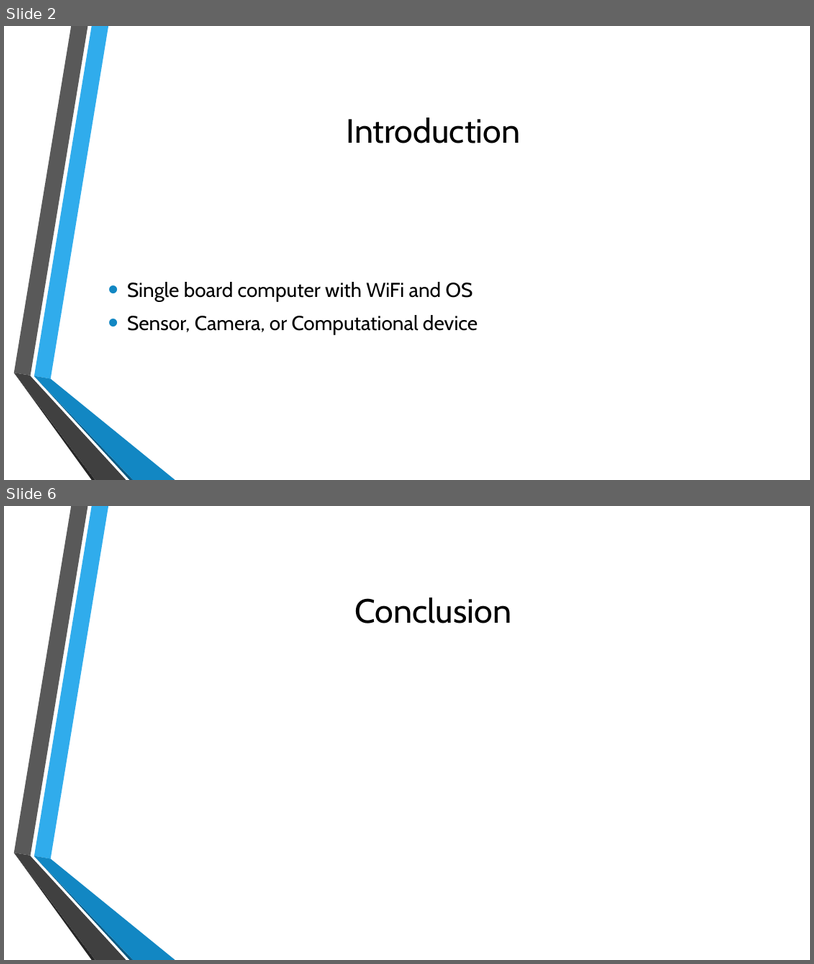
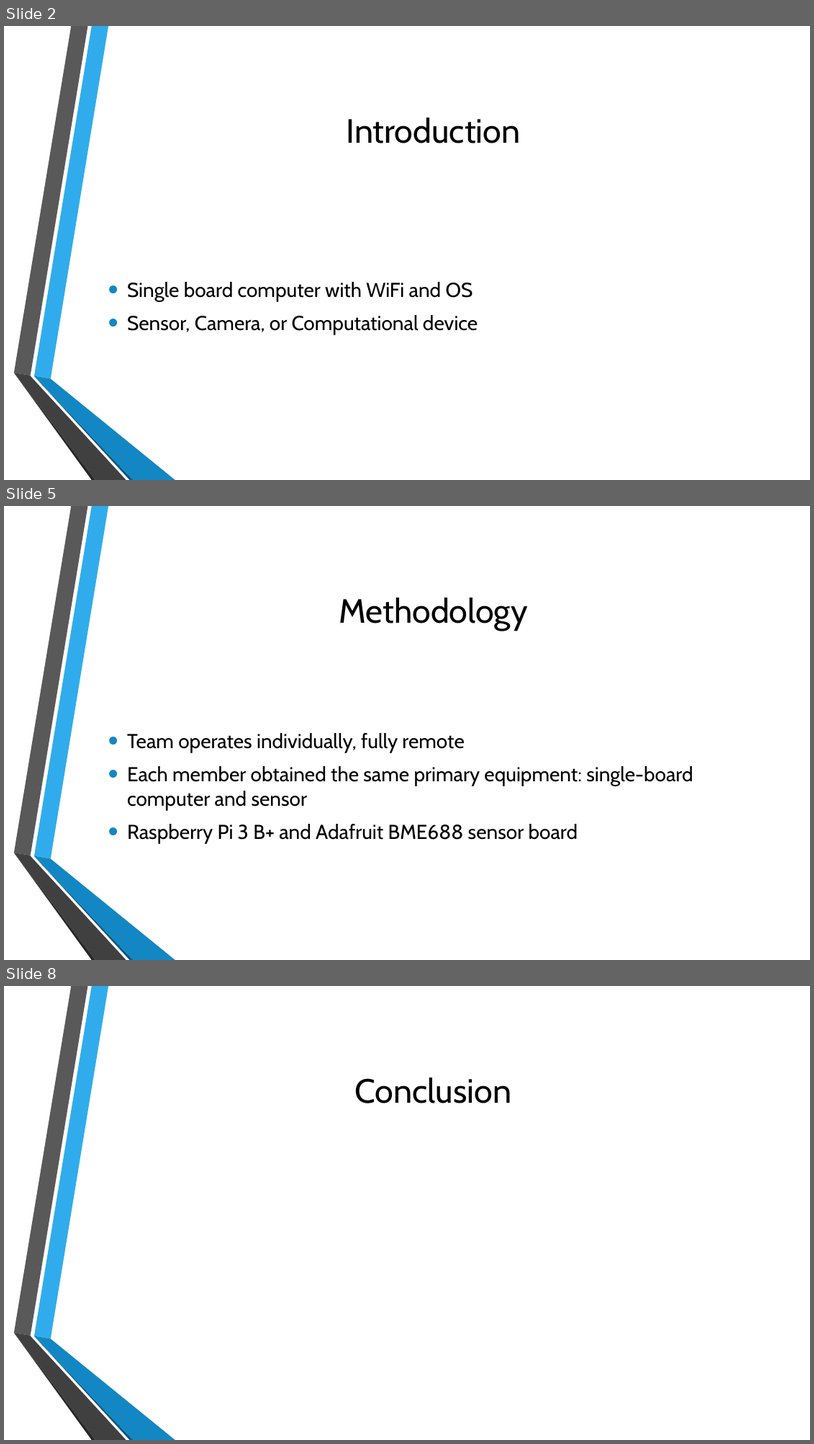
Before and after one commit to CS-370-801-Fall24-Term-Project/Fall2024TermProject, a slide deck: Reports/Team 8B - CS 370 Fall 2024 Term Project.pptx. Shown one above the other, each under a label of ours: slides 2 and 6 before the commit, slides 2, 5 and 8 after it; the slides between them are not shown. The pictures are 814x964 and 814x1444 pixels, drawn with LibreOffice and Linux fonts; fonts in the diff are those of the drawing; grey boxes stand for pictures; background and template pictures are left out. Boxes give left, top, right and bottom in pixels: in the first picture for what was removed or moved away, otherwise in the second. Text is boxed around its words. In the diff, an @@ line names an element or a change of style, - is before the commit and + after.

```diff
--- a/Reports/Team 8B - CS 370 Fall 2024 Term Project.pptx
+++ b/Reports/Team 8B - CS 370 Fall 2024 Term Project.pptx
@@ slide 5 added at box(4, 506, 810, 960), background picture (left out); not listed: 6 template elements that a slide beside it also shows @@
@@ title added at box(339, 597, 527, 631), 40 pt, text #000000 @@
+Methodology
@@ text added at box(127, 733, 693, 844), 24 pt, text #000000 @@
+• Team operates individually, fully remote
+• Each member obtained the same primary equipment: single-board computer and sensor
+• Raspberry Pi 3 B+ and Adafruit BME688 sensor board
@@ what was slide 6 is now slide 8 @@
```
Also in this commit, not shown: 3 slides changed, 2 other slides added, 1 slide removed.
